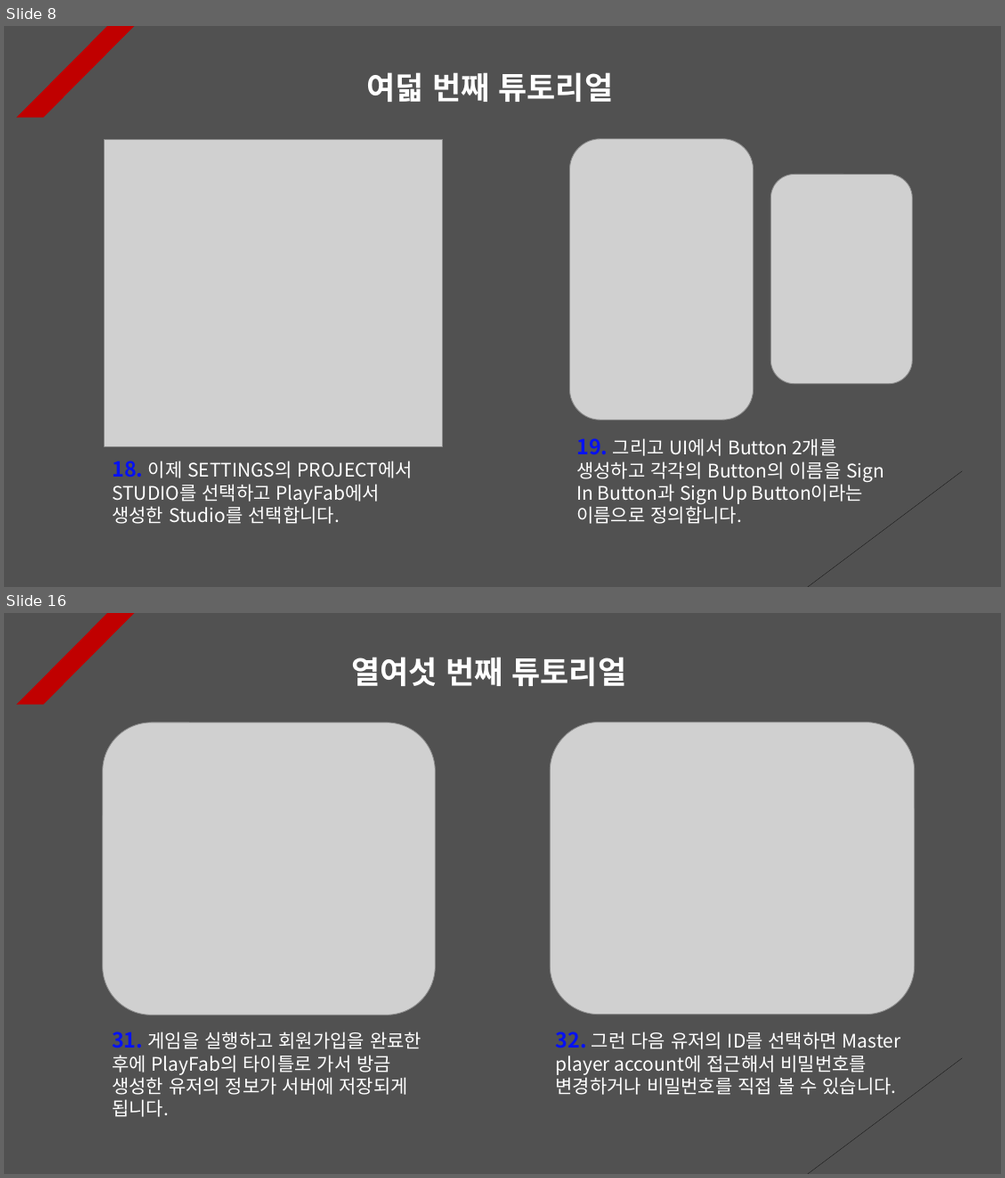
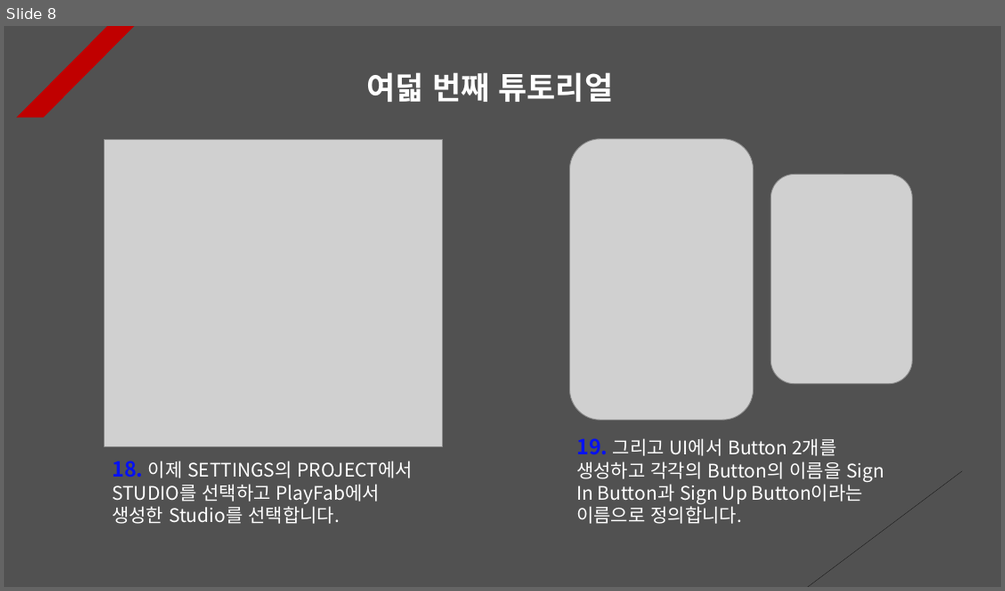
Before and after one commit to Unity2033/3D-UnityEngine, a slide deck: Assets/Class/Photon Server/PPT Data/Photon PlayFab.pptx. Shown one above the other, each under a label of ours: slides 8 and 16 before the commit, slide 8 after it; the slides between them are not shown. The pictures are 1005x1178 and 1005x591 pixels, drawn with LibreOffice and Linux fonts; fonts in the diff are those of the drawing; grey boxes stand for pictures. Boxes give left, top, right and bottom in pixels: in the first picture for what was removed or moved away, otherwise in the second. Text is boxed around its words. In the diff, an @@ line names an element or a change of style, - is before the commit and + after.

```diff
--- a/Assets/Class/Photon Server/PPT Data/Photon PlayFab.pptx
+++ b/Assets/Class/Photon Server/PPT Data/Photon PlayFab.pptx
@@ slide 16 removed at (4,613,1001,1174), background #515151; not listed: 2 template elements that a slide beside it also shows @@
@@ text removed at (351,657,627,686) @@
-열여섯 번째 튜토리얼
@@ picture removed at (103,722,436,1014) @@
@@ picture removed at (550,722,914,1014) @@
@@ text removed at (112,1031,421,1117) @@
-31. 게임을 실행하고 회원가입을 완료한 후에 PlayFab의 타이틀로 가서 방금 생성한 유저의 정보가 서버에 저장되게 됩니다.
@@ text removed at (556,1031,901,1094) @@
-32. 그런 다음 유저의 ID를 선택하면 Master player account에 접근해서 비밀번호를 변경하거나 비밀번호를 직접 볼 수 있습니다.
```
Also in this commit, not shown: 7 slides changed, 2 slides added, 26 other files.
